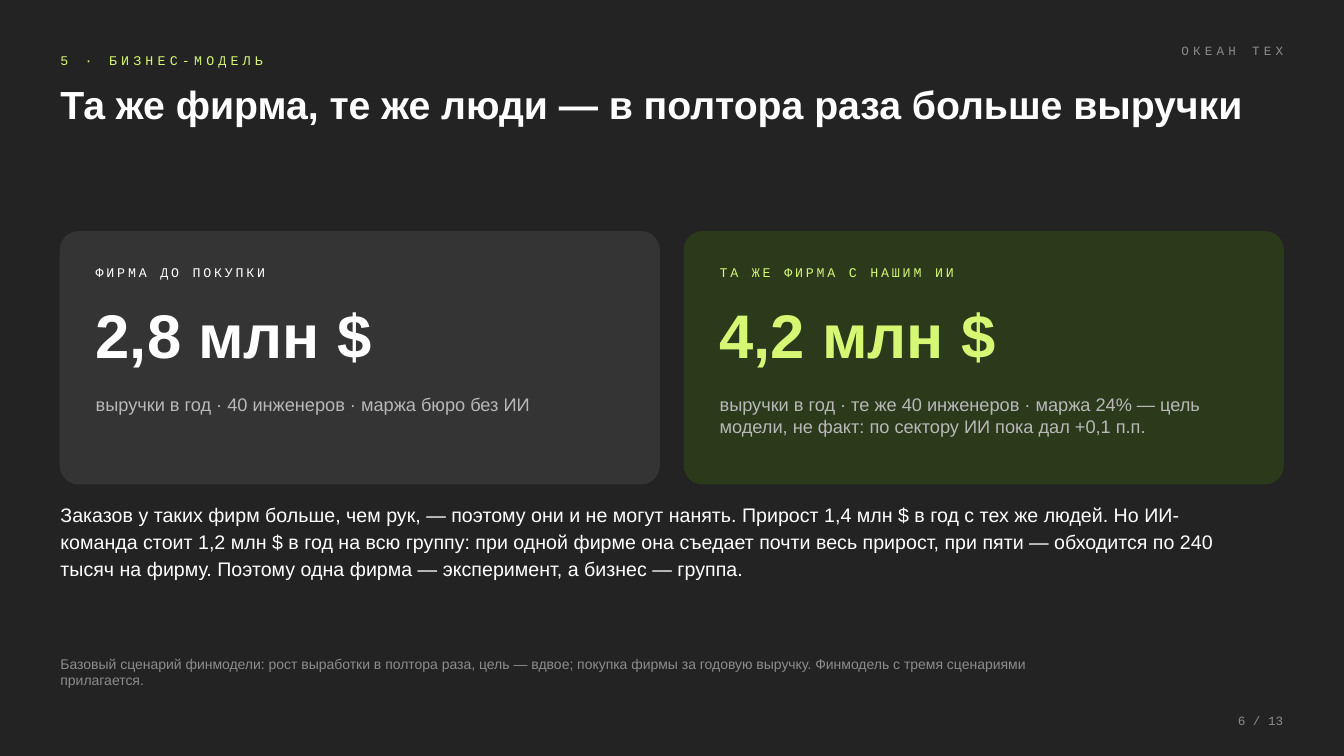
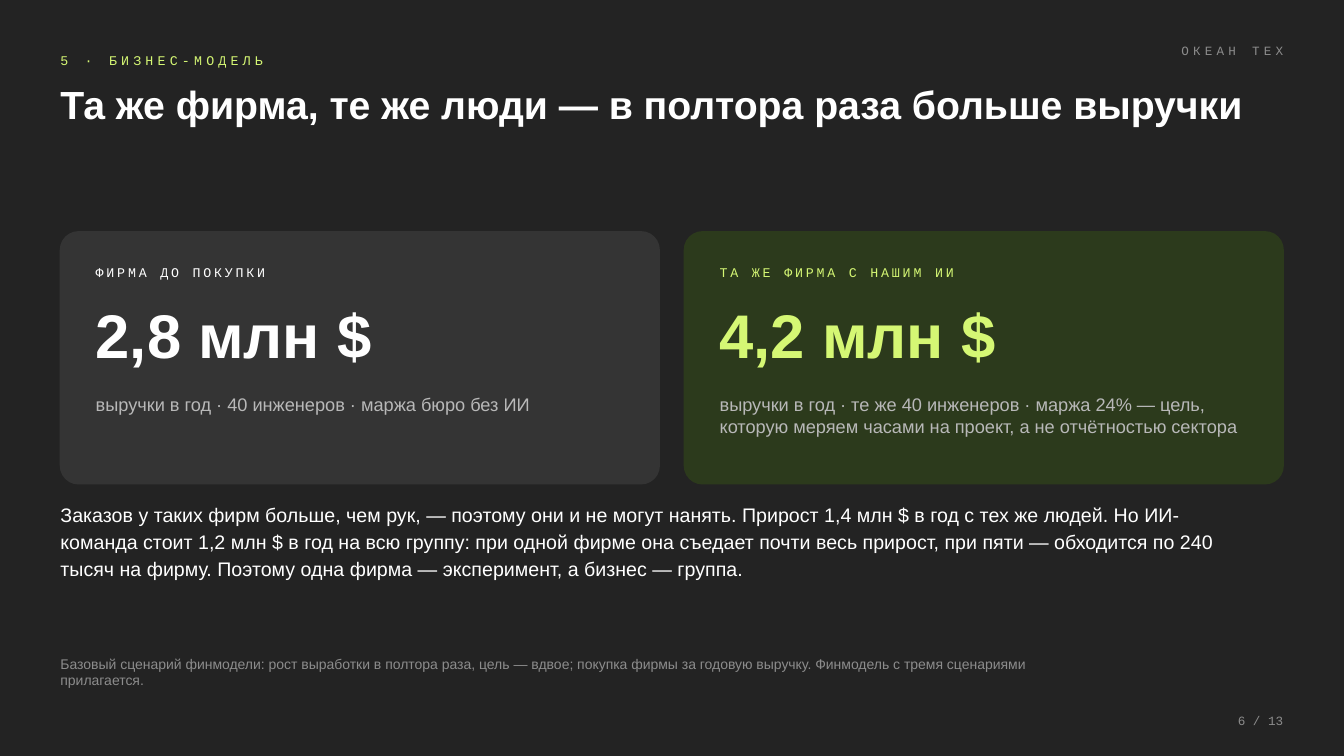
Before and after one commit to komoroshin/research, a slide deck: slide 6 of ai-case-library/research/ventures/grid-plain-deck.pptx. Drawn at 1344x756 pixels with LibreOffice and Linux fonts; fonts in the diff are those of the drawing. Boxes give left, top, right and bottom in pixels: in the first picture for what was removed or moved away, otherwise in the second. Text is boxed around its words. In the diff, an @@ line names an element or a change of style, - is before the commit and + after.

```diff
--- a/ai-case-library/research/ventures/grid-plain-deck.pptx
+++ b/ai-case-library/research/ventures/grid-plain-deck.pptx
@@ text at <box>720,398,1237,437</box>: text changed @@
-выручки в год · те же 40 инженеров · маржа 24% — цель модели, не факт: по сектору ИИ пока дал +0,1 п.п.
+выручки в год · те же 40 инженеров · маржа 24% — цель, которую меряем часами на проект, а не отчётностью сектора
```
Also in this commit, not shown: 1 other slide changed, 16 other files.
